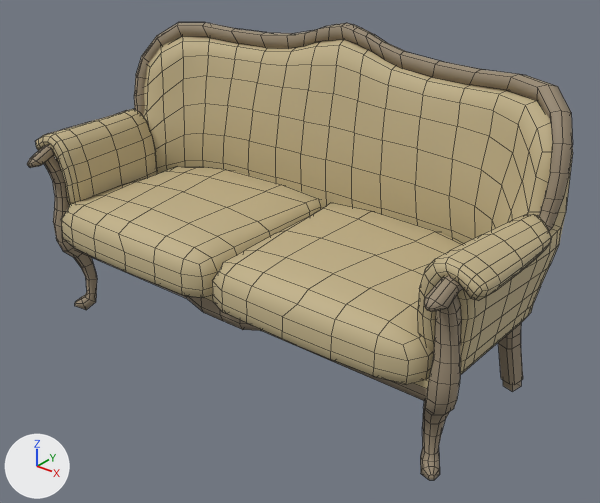
The FBX model Detective_Switch/Assets/Graphics/Interactables/Sofa_A/Sofa_A.fbx: old version first, new version second.
Before and after are seen from a camera (50 mm lens) standing at (2.07, -2.42, 2.0) and looking at (0.12, 0.02, 0.49). Every picture has the same lights, and +X, +Y and +Z are marked at lower left. Mesh edges are drawn as thin lines. Where no turn or scale is listed for an object, it has been applied to the vertices.

Script lines for the objects in view, before the commit:
```python
mat_sofapillowmat = principled_material('SofaPillowMat')
mat_sofapillowmat.base_color = (0.538, 0.445, 0.251)  # beige #c2b289
mat_sofapillowmat.roughness = 0.69
me_cube_001 = bpy.data.meshes.new('Cube.001')
me_cube_001.from_pydata(...)  # 1964 vertices, 1888 faces; spans x -1.14..1.14, y -0.48..0.54, z -0.02..1.34
# faces by material slot: [1324, 564]
me_cube_001.materials.append(mat_sofapillowmat)  # beige #c2b289
me_cube_001.materials.append(mat_sofacanvas)  # brown #998a73
ob_sofa_a = bpy.data.objects.new('Sofa_A', me_cube_001)
ob_sofa_a.location = (0.0, 0.0, 0.0)
```
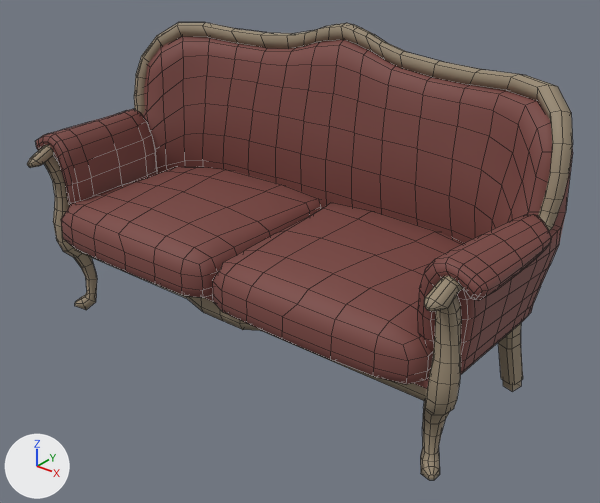
Where the change shows, as pixel boxes (x1, y1, x2, y2) in the pictures (600 x 503 px):
'Sofa_A', recoloured (beige to brown)
    both: (35, 29, 572, 391)

Edits to the bpy script that builds the scene:
```text
Change mat_sofapillowmat:
    mat_sofapillowmat.base_color: (0.538, 0.445, 0.251) -> (0.198, 0.063, 0.0545)  # beige #c2b289 -> brown #7b4742
```
